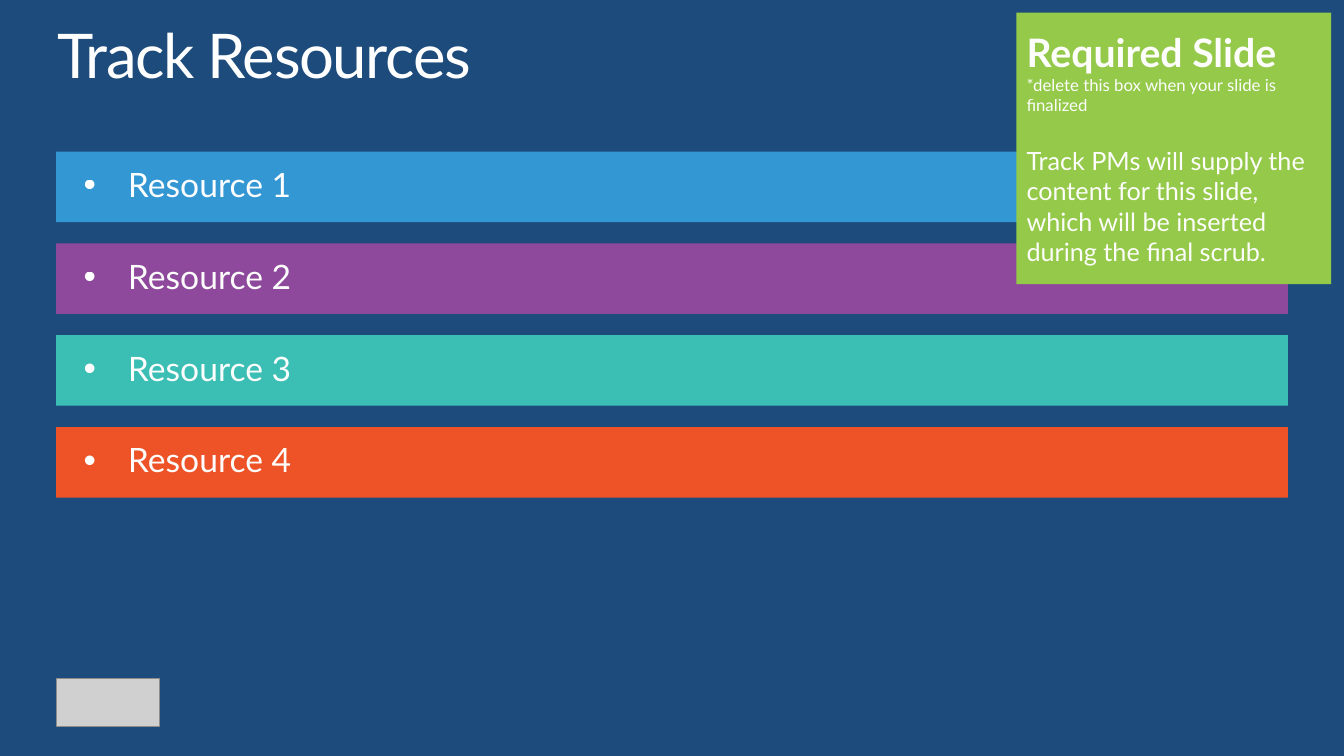
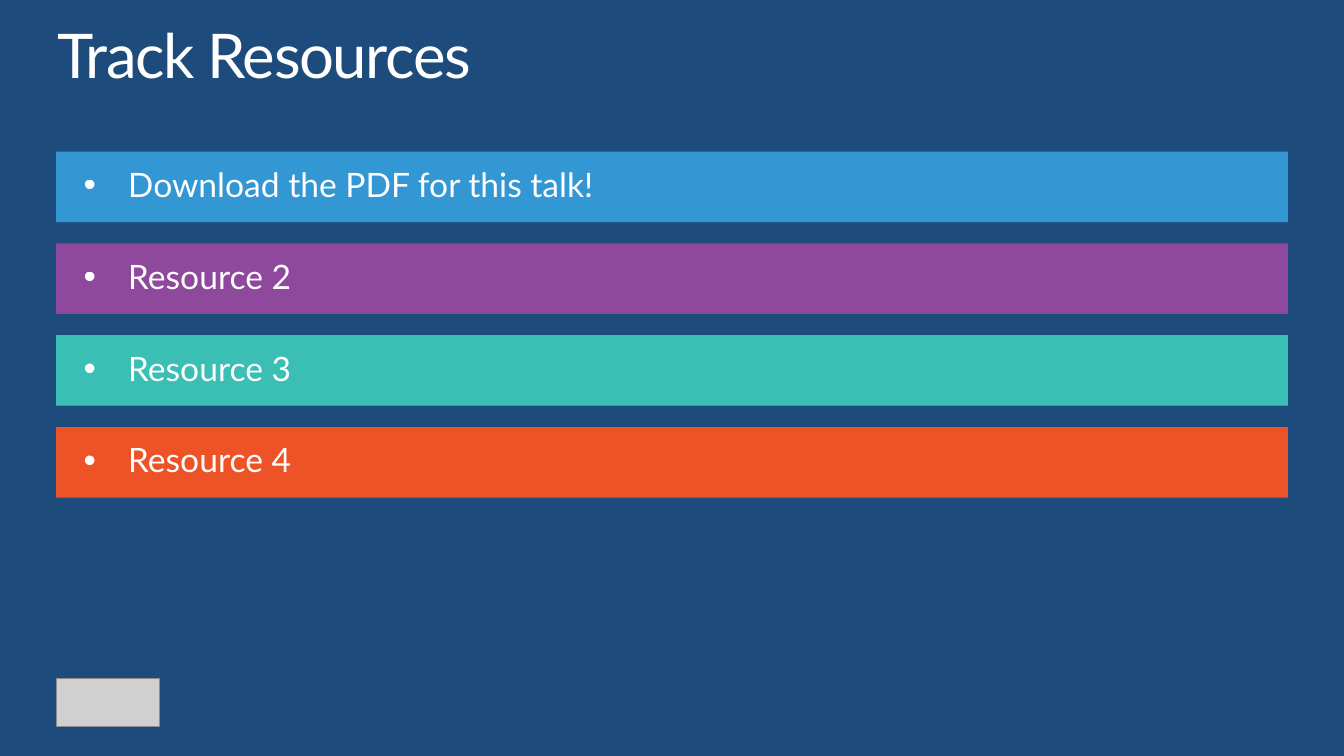
Before and after one commit to jflam/talk, a slide deck: slide 19 of slides/DEV350 Using Windows Runtime and SDK to build Metro style Apps.pptx. Drawn at 1344x756 pixels with LibreOffice and Linux fonts; fonts in the diff are those of the drawing; grey boxes stand for pictures. Boxes give left, top, right and bottom in pixels: in the first picture for what was removed or moved away, otherwise in the second. Text is boxed around its words. In the diff, an @@ line names an element or a change of style, - is before the commit and + after.

```diff
--- a/slides/DEV350 Using Windows Runtime and SDK to build Metro style Apps.pptx
+++ b/slides/DEV350 Using Windows Runtime and SDK to build Metro style Apps.pptx
@@ rectangle removed at [1016,13,1331,284] @@
-Required Slide
-*delete this box when your slide is finalized
-Track PMs will supply the content for this slide, which will be inserted during the final scrub.
@@ text at [128,172,593,198]: text changed @@
-• Resource 1
+• Download the PDF for this talk!
```
Also in this commit, not shown: 5 other slides changed.
